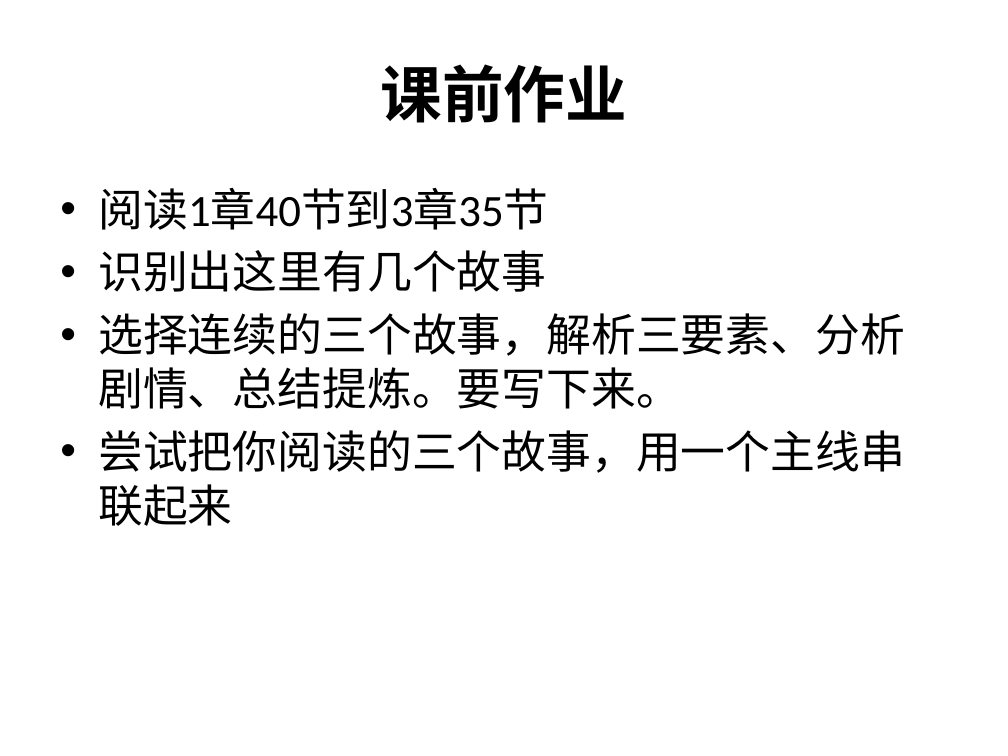
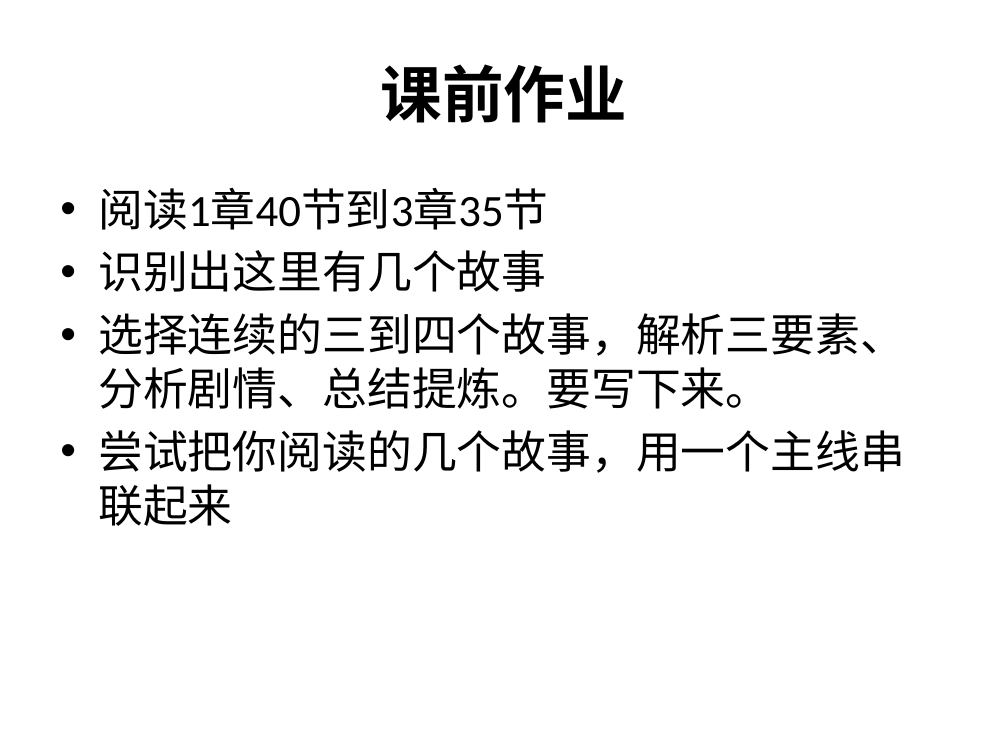
Before and after one commit to zy-hz/my-bible, a slide deck: slide 21 of 课程设计/马可福音查经/PPT/02.pptx. Drawn at 1008x756 pixels with LibreOffice and Linux fonts; fonts in the diff are those of the drawing. Boxes give left, top, right and bottom in pixels: in the first picture for what was removed or moved away, otherwise in the second. Text is boxed around its words. In the diff, an @@ line names an element or a change of style, - is before the commit and + after.

```diff
--- a/课程设计/马可福音查经/PPT/02.pptx
+++ b/课程设计/马可福音查经/PPT/02.pptx
@@ text at (98, 313, 905, 526): text changed @@
-• 选择连续的三个故事，解析三要素、分析剧情、总结提炼。要写下来。
-• 尝试把你阅读的三个故事，用一个主线串联起来
+• 选择连续的三到四个故事，解析三要素、分析剧情、总结提炼。要写下来。
+• 尝试把你阅读的几个故事，用一个主线串联起来
```
Also in this commit, not shown: 2 other files.
